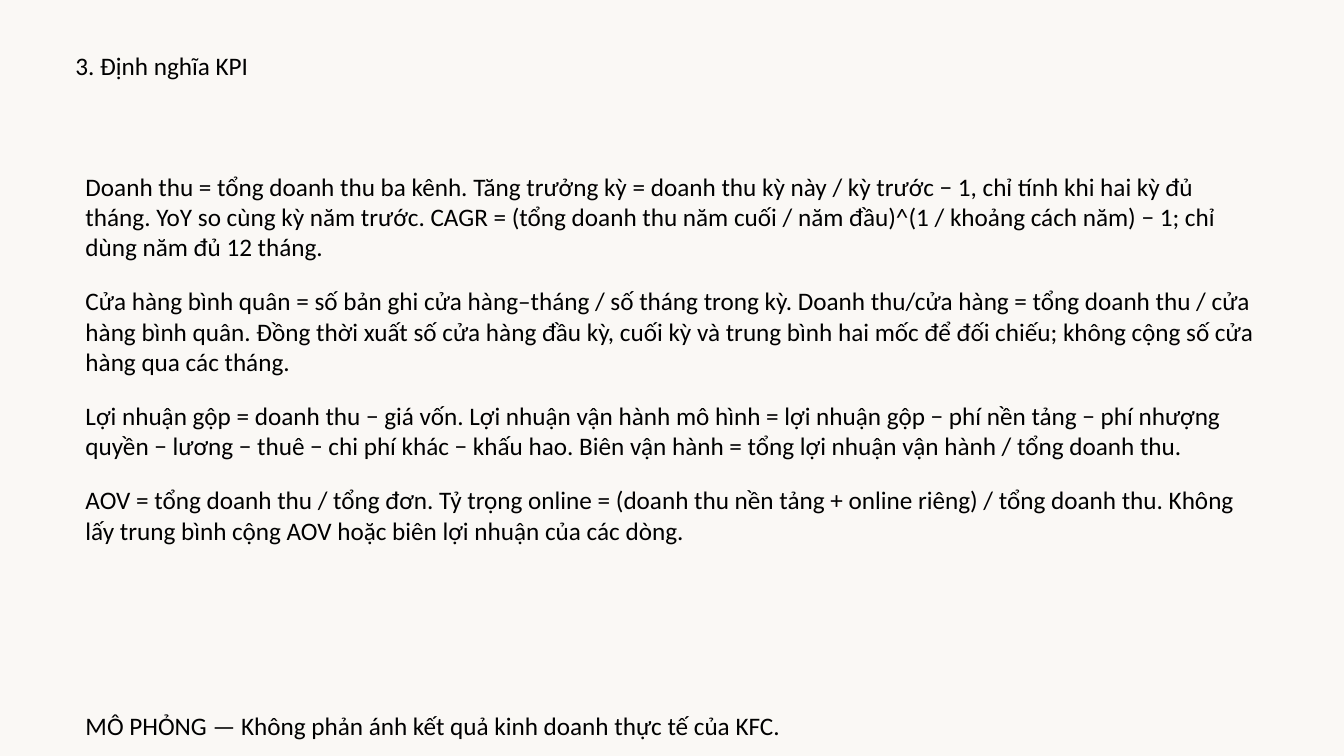
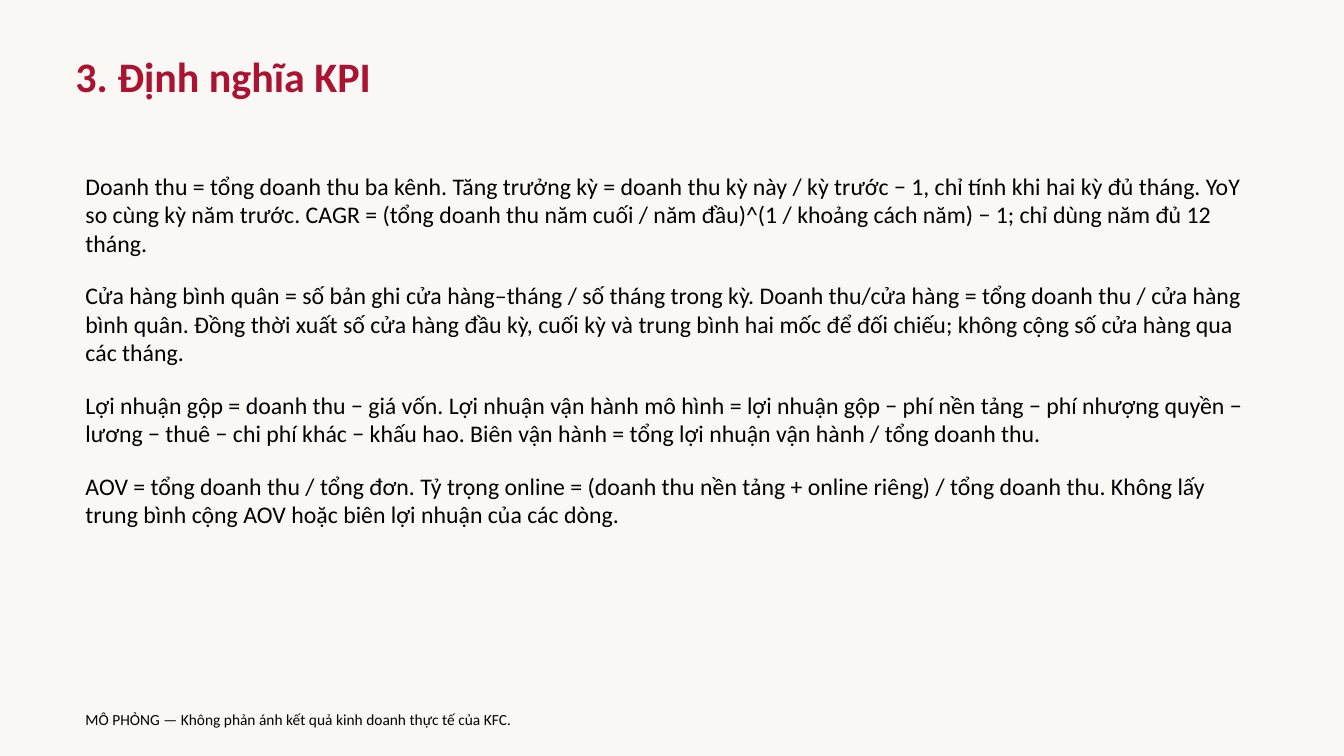
Before and after one commit to haonuongbo/Phan-tich-du-lieu-trong-moi-truong-doanh-nghiep, a slide deck: slide 3 of BaoCao/ThuyetTrinh.pptx. Drawn at 1344x756 pixels with LibreOffice and Linux fonts; fonts in the diff are those of the drawing. Boxes give left, top, right and bottom in pixels: in the first picture for what was removed or moved away, otherwise in the second. Text is boxed around its words. In the diff, an @@ line names an element or a change of style, - is before the commit and + after.

```diff
--- a/BaoCao/ThuyetTrinh.pptx
+++ b/BaoCao/ThuyetTrinh.pptx
@@ text "3. Định nghĩa KPI" at box(75, 62, 370, 100): size 18 to 30 pt, text colour #000000 to #AC1232, bold on @@
@@ text "Doanh thu = tổng doanh ..." at box(85, 176, 1241, 527): size 18 to 17 pt @@
@@ text "MÔ PHỎNG — Không phản ..." at box(85, 712, 511, 728): size 18 to 11 pt @@
```
Also in this commit, not shown: 6 other slides changed, 17 other files.
